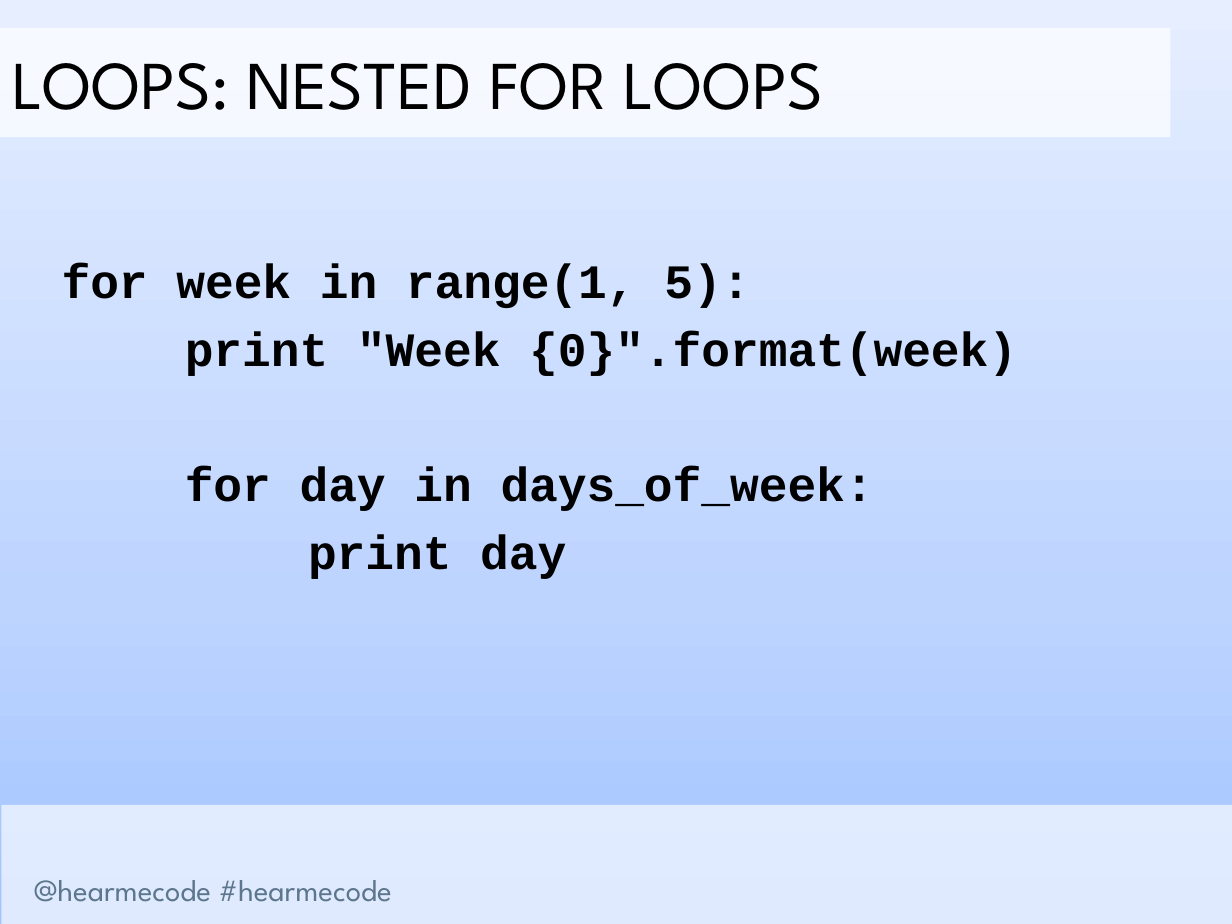
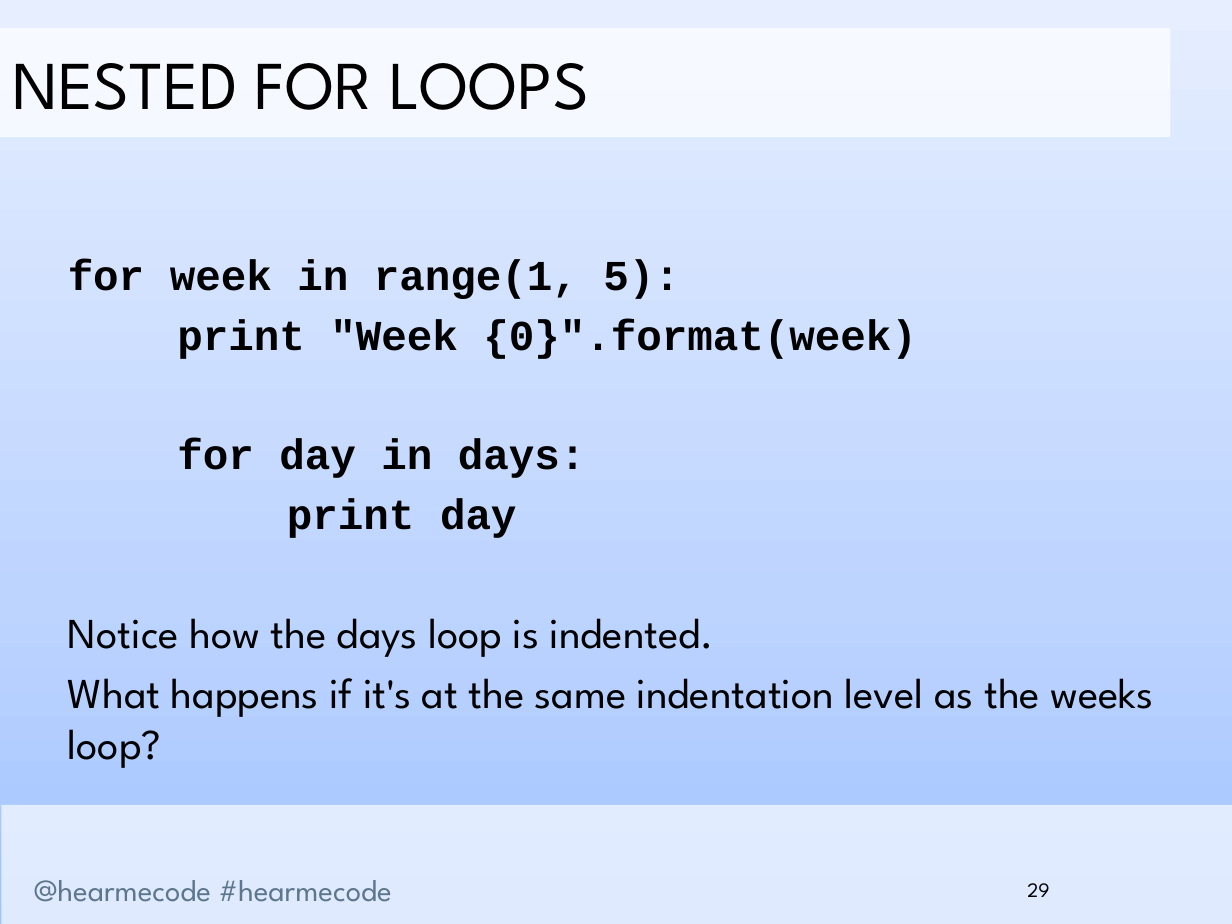
Before and after one commit to hearmecode/slides, a slide deck: slide 29 of Lesson 2/Hear Me Code - Lists and Loops.pptx (slide 26 before the commit). Drawn at 1232x924 pixels with LibreOffice and Linux fonts; fonts in the diff are those of the drawing; background and template pictures are left out. Boxes give left, top, right and bottom in pixels: in the first picture for what was removed or moved away, otherwise in the second. Text is boxed around its words. In the diff, an @@ line names an element or a change of style, - is before the commit and + after.

```diff
--- a/Lesson 2/Hear Me Code - Lists and Loops.pptx
+++ b/Lesson 2/Hear Me Code - Lists and Loops.pptx
@@ text in rectangle at [12,63,588,110]: text changed @@
-LOOPS: NESTED FOR LOOPS
+NESTED FOR LOOPS
@@ text at [68,259,917,538]: size 28 to 24.9 pt in "for week in range(1, 5):", "print "Week {0}".format(week)", "print day"; less space between paragraphs @@
@@ text at [177,438,586,478]: text changed; size 28 to 24.9 pt @@
-for day in days_of_week:
+for day in days:
@@ text at [68,618,1154,768]: paragraphs added @@
+Notice how the days loop is indented.
+What happens if it's at the same indentation level as the weeks loop?
@@ page number added at [1027,883,1049,897], 12 pt, text #000000 @@
+29
```
Also in this commit, not shown: 29 other slides changed, 7 slides added, 3 slides removed, 2 other files.
